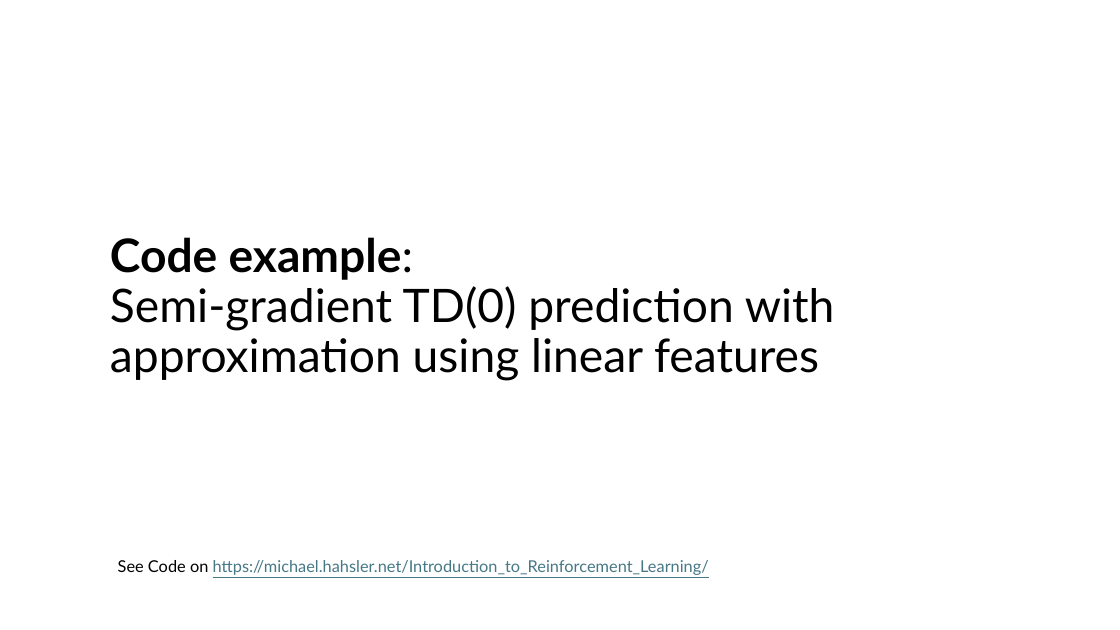
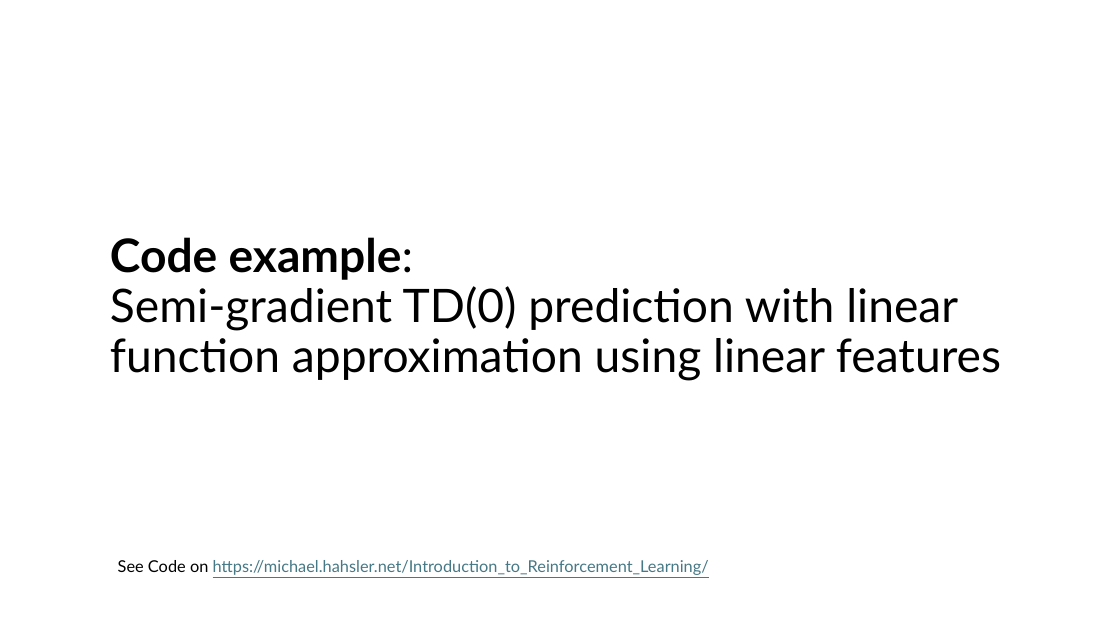
Before and after one commit to mhahsler/Introduction_to_Reinforcement_Learning, a slide deck: slide 23 of slides/Lecture_Chapter09.pptx. Drawn at 1120x630 pixels with LibreOffice and Linux fonts; fonts in the diff are those of the drawing. Boxes give left, top, right and bottom in pixels: in the first picture for what was removed or moved away, otherwise in the second. Text is boxed around its words. In the diff, an @@ line names an element or a change of style, - is before the commit and + after.

```diff
--- a/slides/Lecture_Chapter09.pptx
+++ b/slides/Lecture_Chapter09.pptx
@@ title at bbox=[110, 237, 1001, 381]: text changed @@
-Code example:
-Semi-gradient TD(0) prediction with approximation using linear features
+Code example:
+Semi-gradient TD(0) prediction with linear function approximation using linear features
```
Also in this commit, not shown: 11 other slides changed, 2 slides added, 3 other files.
